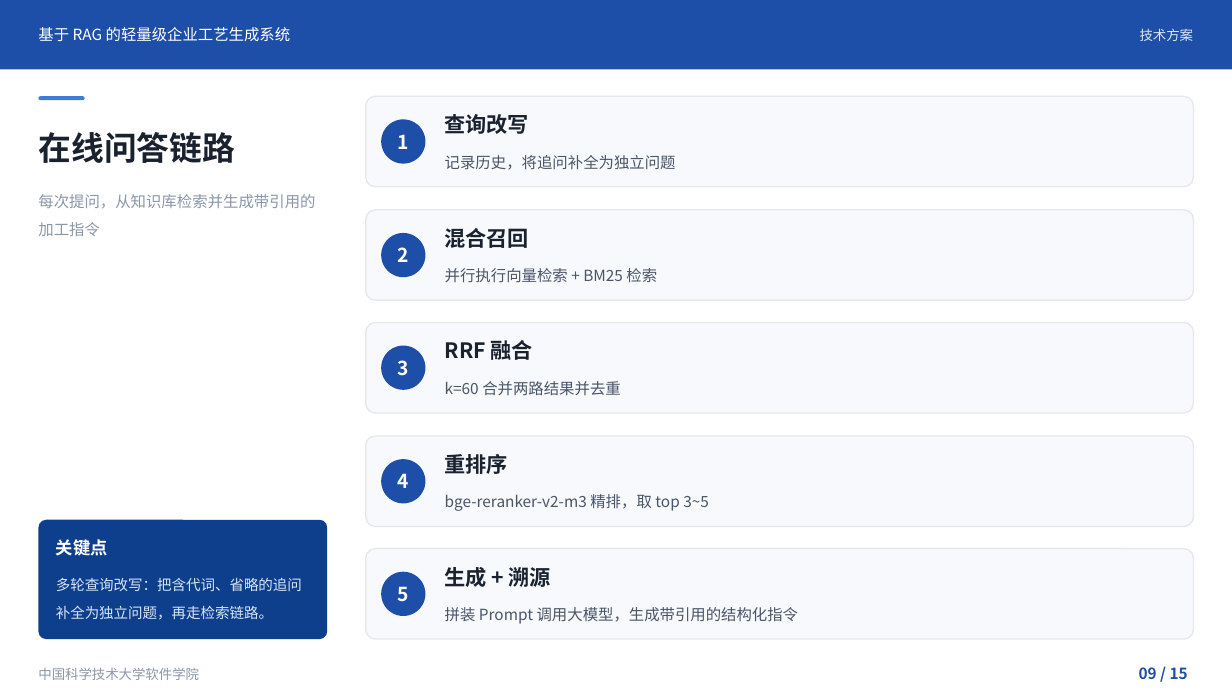
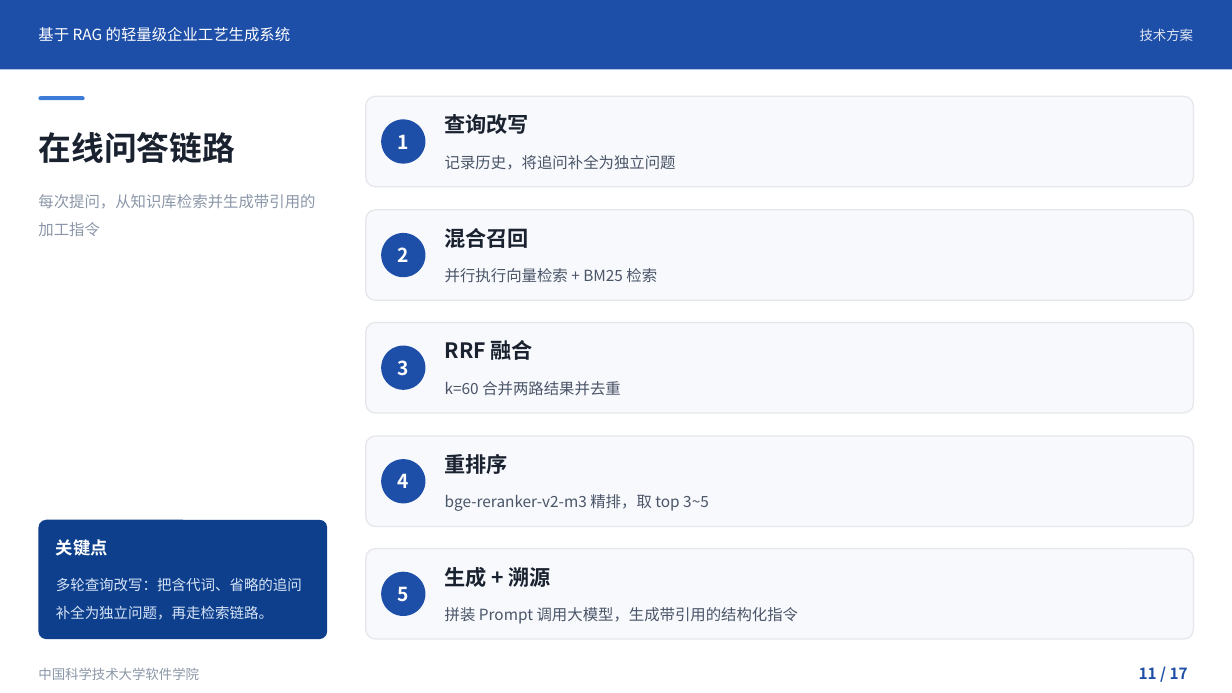
Before and after one commit to jiayun-xiong/craft-rag, a slide deck: slide 11 of 学校要求与提交材料/开题答辩.pptx (slide 9 before the commit). Drawn at 1232x693 pixels with LibreOffice and Linux fonts; fonts in the diff are those of the drawing. Boxes give left, top, right and bottom in pixels: in the first picture for what was removed or moved away, otherwise in the second. Text is boxed around its words. In the diff, an @@ line names an element or a change of style, - is before the commit and + after.

```diff
--- a/学校要求与提交材料/开题答辩.pptx
+++ b/学校要求与提交材料/开题答辩.pptx
@@ text at (1139, 667, 1188, 679): text changed @@
-09 / 15
+11 / 17
```
Also in this commit, not shown: 7 other slides changed, 2 slides added.
